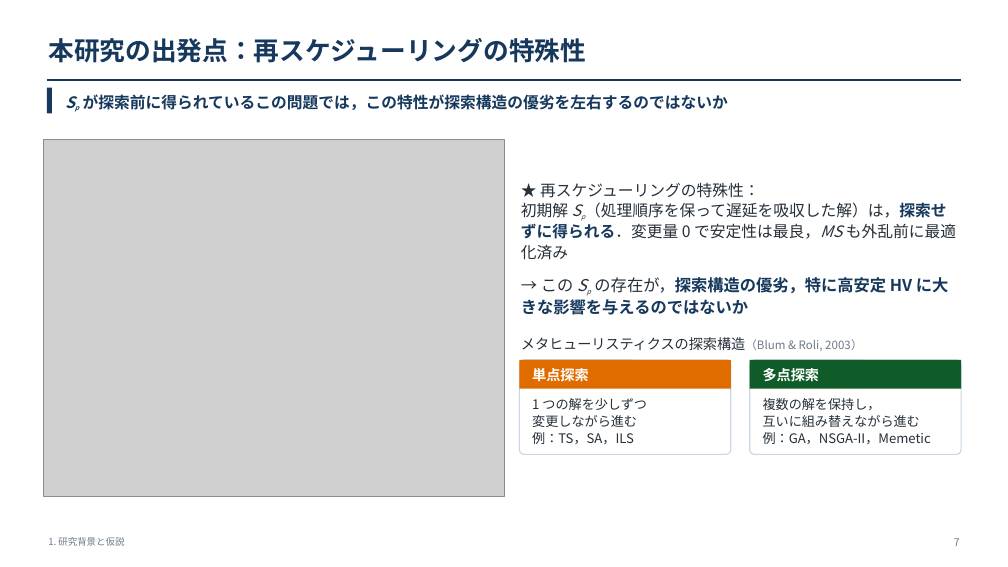
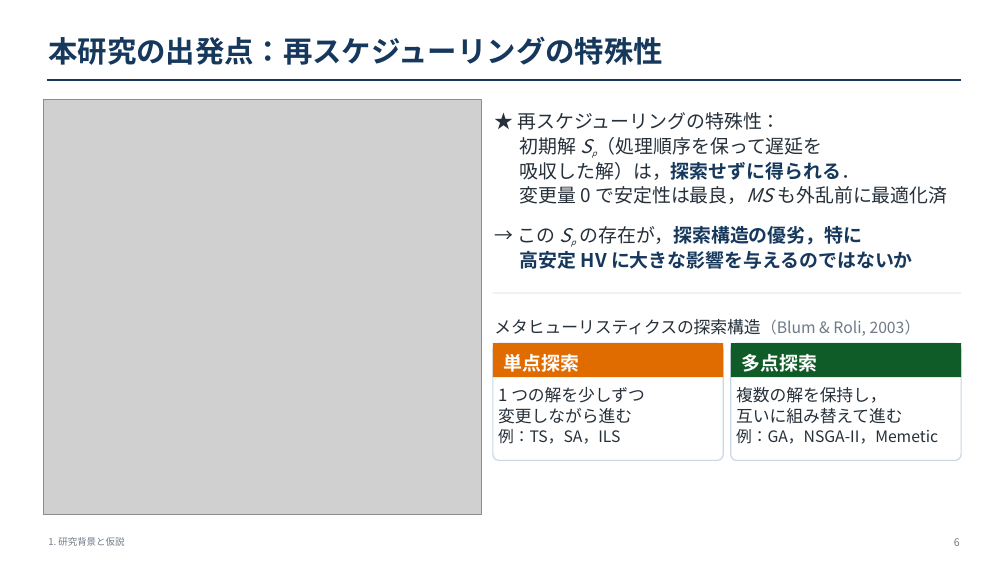
Before and after one commit to kitotakumi/stability_scheduling, a slide deck: slide 6 of doc/presentation_materials/JIMA2026fall_発表.pptx (slide 7 before the commit). Drawn at 1008x567 pixels with LibreOffice and Linux fonts; fonts in the diff are those of the drawing; grey boxes stand for pictures. Boxes give left, top, right and bottom in pixels: in the first picture for what was removed or moved away, otherwise in the second. Text is boxed around its words. In the diff, an @@ line names an element or a change of style, - is before the commit and + after.

```diff
--- a/doc/presentation_materials/JIMA2026fall_発表.pptx
+++ b/doc/presentation_materials/JIMA2026fall_発表.pptx
@@ text "本研究の出発点：再スケジューリングの特殊性" at (x1=48, y1=36, x2=663, y2=65): size 24.5 to 28 pt @@
@@ rectangle removed at (x1=47, y1=88, x2=52, y2=113) @@
@@ picture resized from (x1=43, y1=140, x2=504, y2=497) to (x1=43, y1=100, x2=482, y2=514) @@
@@ text removed at (x1=83, y1=94, x2=728, y2=110) @@
-Sp が探索前に得られているこの問題では，この特性が探索構造の優劣を左右するのではないか
@@ text "★ 再スケジューリングの特殊性： 初期解 Sp（処理順序を保って遅延を 吸収した解）は，探索せずに得られる． ..." at (x1=518, y1=112, x2=947, y2=269): vertical alignment bottom to top @@
@@ text at (x1=518, y1=112, x2=947, y2=269): text changed; size 15 to 18 pt @@
-★ 再スケジューリングの特殊性：
-初期解 Sp（処理順序を保って遅延を吸収した解）は，探索せずに得られる．変更量 0 で安定性は最良，MS も外乱前に最適化済み
-→ この Sp の存在が，探索構造の優劣，特に高安定 HV に大きな影響を与えるのではないか
+★ 再スケジューリングの特殊性：
+初期解 Sp（処理順序を保って遅延を
+吸収した解）は，探索せずに得られる．
+変更量 0 で安定性は最良，MS も外乱前に最適化済
+→ この Sp の存在が，探索構造の優劣，特に
+高安定 HV に大きな影響を与えるのではないか
@@ rectangle added at (x1=493, y1=293, x2=961, y2=293), fill #D6DEE7 @@
@@ text "メタヒューリスティクスの探索構造（Blum & Roli, 2003）" moved from (x1=521, y1=337, x2=862, y2=351) to (x1=494, y1=319, x2=921, y2=336) @@
@@ text "メタヒューリスティクスの探索構造（Blum & Roli, 2003）" at (x1=494, y1=319, x2=921, y2=336): size 13.5 to 16 pt in "メタヒューリスティクスの探索構造（Blum"; size 11 to 15 pt in "メタヒューリスティクスの探索構造（Blum & Roli, 2003）" @@
@@ rounded rectangle resized from (x1=520, y1=360, x2=731, y2=454) to (x1=493, y1=343, x2=724, y2=461) @@
@@ rectangle resized from (x1=520, y1=360, x2=731, y2=389) to (x1=493, y1=343, x2=724, y2=377) @@
@@ text "単点探索" at (x1=504, y1=354, x2=580, y2=372): size 13.5 to 18 pt @@
@@ text "単点探索" moved from (x1=532, y1=368, x2=588, y2=382) to (x1=504, y1=354, x2=580, y2=372) @@
@@ rounded rectangle resized from (x1=750, y1=360, x2=962, y2=454) to (x1=731, y1=343, x2=962, y2=461) @@
@@ rectangle resized from (x1=750, y1=360, x2=962, y2=389) to (x1=731, y1=343, x2=962, y2=377) @@
@@ text "多点探索" moved from (x1=763, y1=368, x2=819, y2=382) to (x1=741, y1=354, x2=817, y2=372) @@
@@ text "多点探索" at (x1=741, y1=354, x2=817, y2=372): size 13.5 to 18 pt @@
@@ text "1 つの解を少しずつ" moved from (x1=532, y1=398, x2=647, y2=444) to (x1=498, y1=387, x2=645, y2=444) @@
@@ text "1 つの解を少しずつ" at (x1=498, y1=387, x2=645, y2=444): size 12.5 to 16 pt in "1 つの解を少しずつ", "変更しながら進む"; size 12.5 to 15 pt in "例：TS，SA，ILS"; line spacing 1.08 to 1.05 @@
@@ text "複数の解を保持し，" moved from (x1=763, y1=398, x2=931, y2=444) to (x1=736, y1=387, x2=938, y2=444) @@
@@ text at (x1=736, y1=387, x2=938, y2=444): size 12.5 to 16 pt in "複数の解を保持し，"; size 12.5 to 15 pt in "例：GA，NSGA-II，Memetic"; line spacing 1.08 to 1.05 @@
@@ text at (x1=736, y1=408, x2=903, y2=424): text changed; size 12.5 to 16 pt @@
-互いに組み替えながら進む
+互いに組み替えて進む
@@ text at (x1=954, y1=538, x2=960, y2=546): text changed @@
-7
+6
```
Also in this commit, not shown: 32 other slides changed, 1 slide removed, 15 other files.
